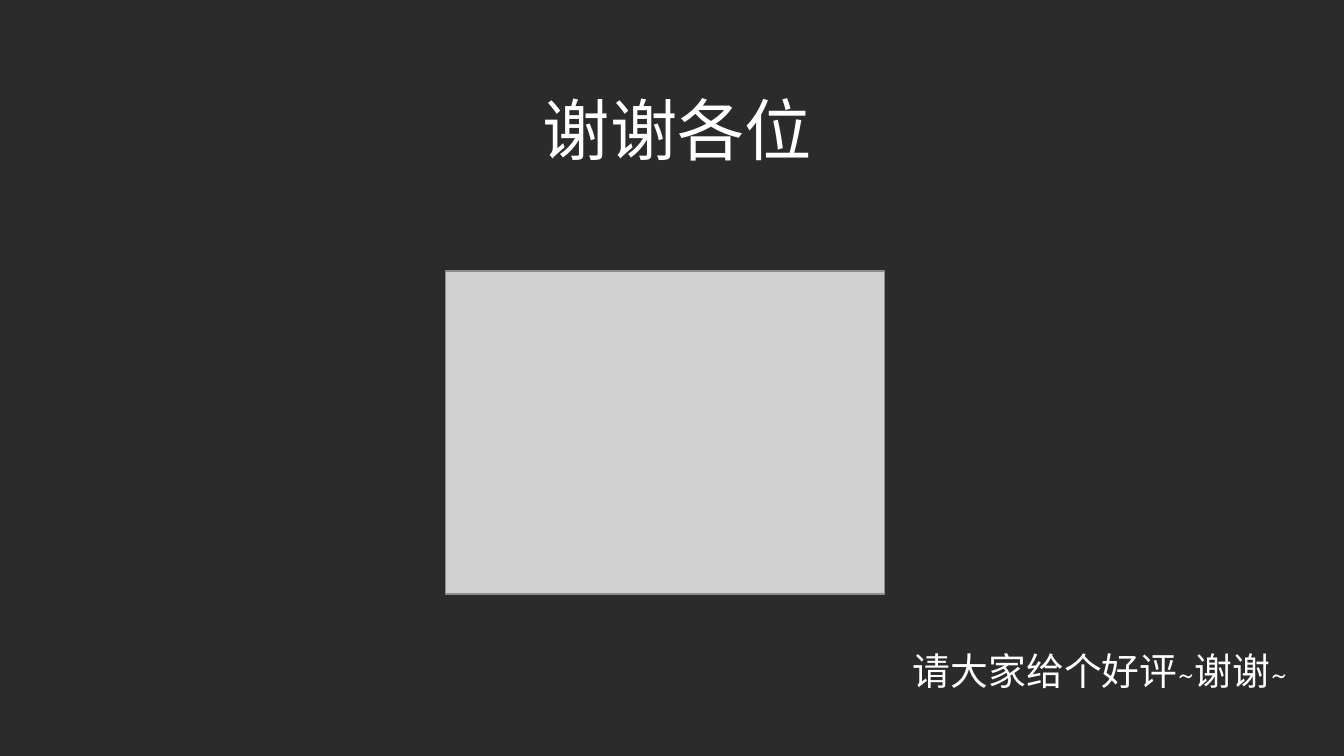
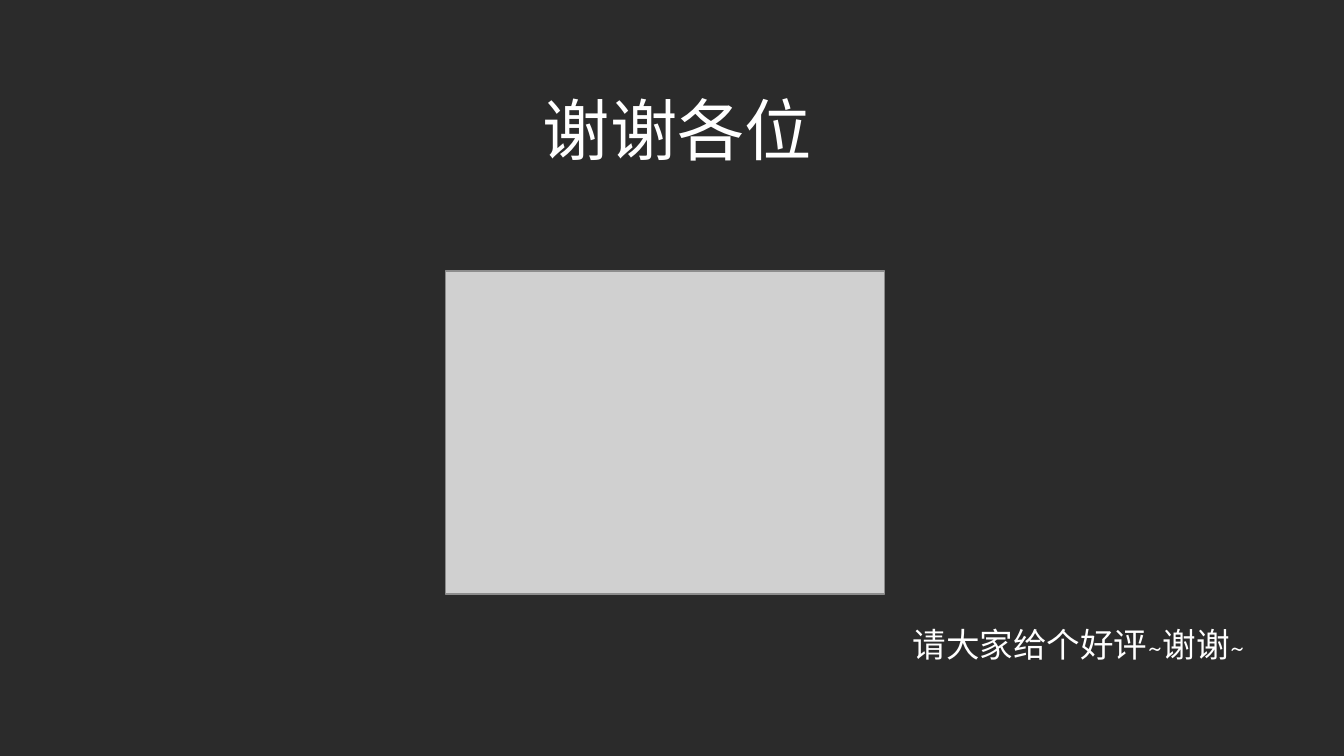
Before and after one commit to liuchangfa/workplace, a slide deck: slide 16 of training/Git/Git.ppt. Drawn at 1344x756 pixels with LibreOffice and Linux fonts; fonts in the diff are those of the drawing; grey boxes stand for pictures; background and template pictures are left out; a plain dark background stands for a picture behind light text. Boxes give left, top, right and bottom in pixels: in the first picture for what was removed or moved away, otherwise in the second. Text is boxed around its words. In the diff, an @@ line names an element or a change of style, - is before the commit and + after.

Commit message:
2015.11.16

```diff
--- a/training/Git/Git.ppt
+++ b/training/Git/Git.ppt
@@ text "请大家给个好评~谢谢~": place and size @@
-text "请大家给个好评~谢谢~" at (913,653,1288,688)
+text "请大家给个好评~谢谢~" at (913,628,1245,660)
@@ text "请大家给个好评~谢谢~" at (913,628,1245,660): size 18 to 16 pt @@
```
